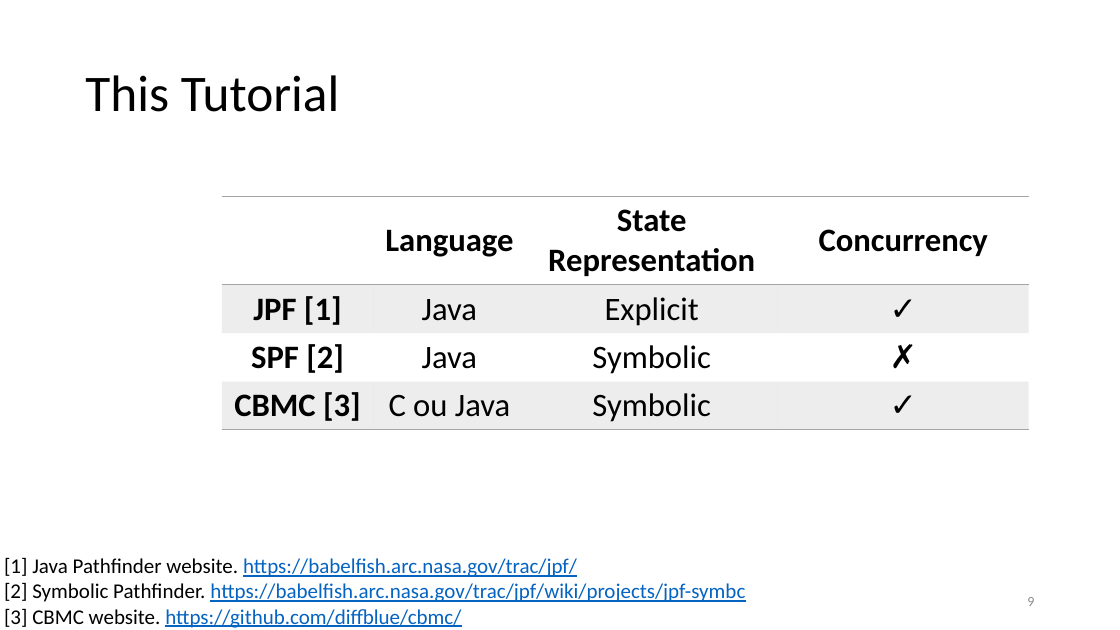
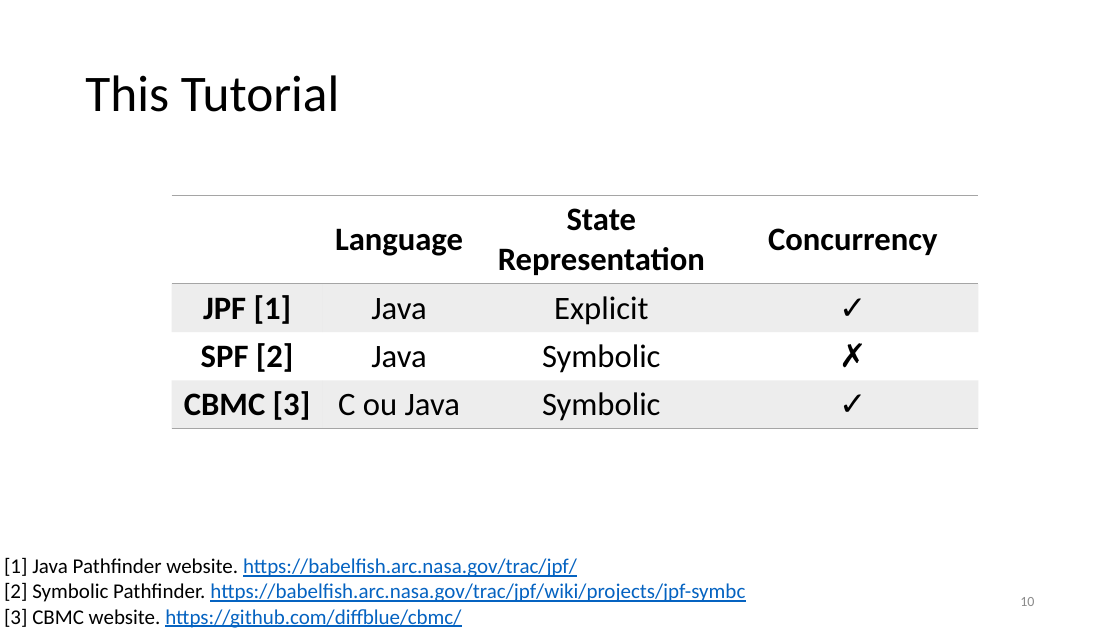
Before and after one commit to damorim/model-checking-tutorial, a slide deck: slide 10 of Program-Model-Checking.pptx (slide 9 before the commit). Drawn at 1120x630 pixels with LibreOffice and Linux fonts; fonts in the diff are those of the drawing. Boxes give left, top, right and bottom in pixels: in the first picture for what was removed or moved away, otherwise in the second. Text is boxed around its words. In the diff, an @@ line names an element or a change of style, - is before the commit and + after.

```diff
--- a/Program-Model-Checking.pptx
+++ b/Program-Model-Checking.pptx
@@ table: place and size @@
-table at [222,197,1029,426]
+table at [171,196,979,425]
@@ page number at [1020,597,1034,606]: text changed @@
-9
+10
```
Also in this commit, not shown: 9 other slides changed, 3 slides added, 1 slide removed.
